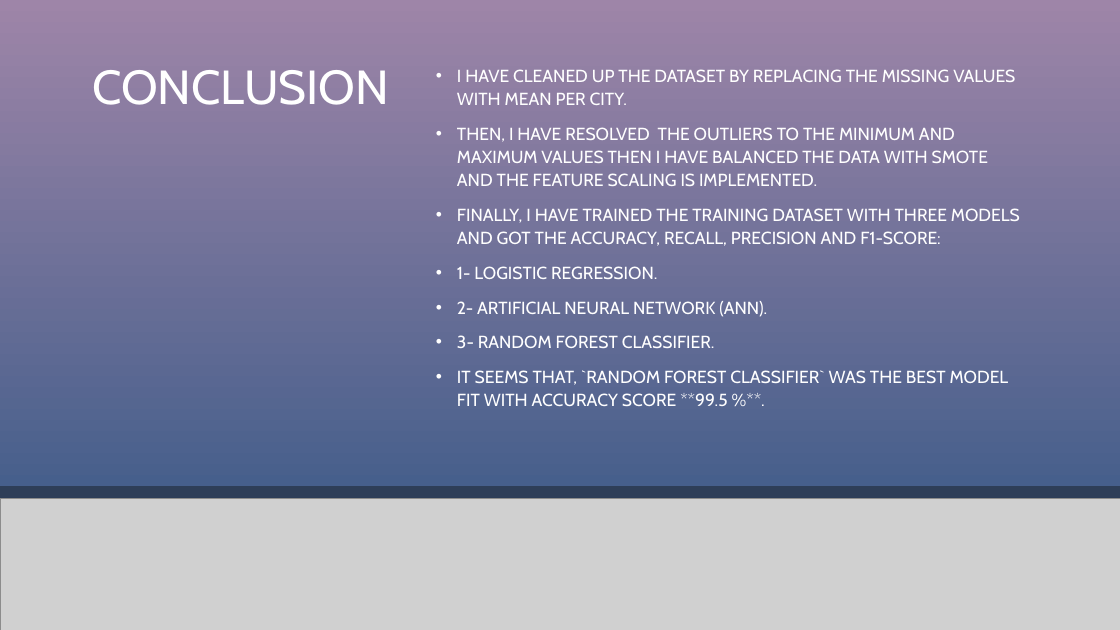
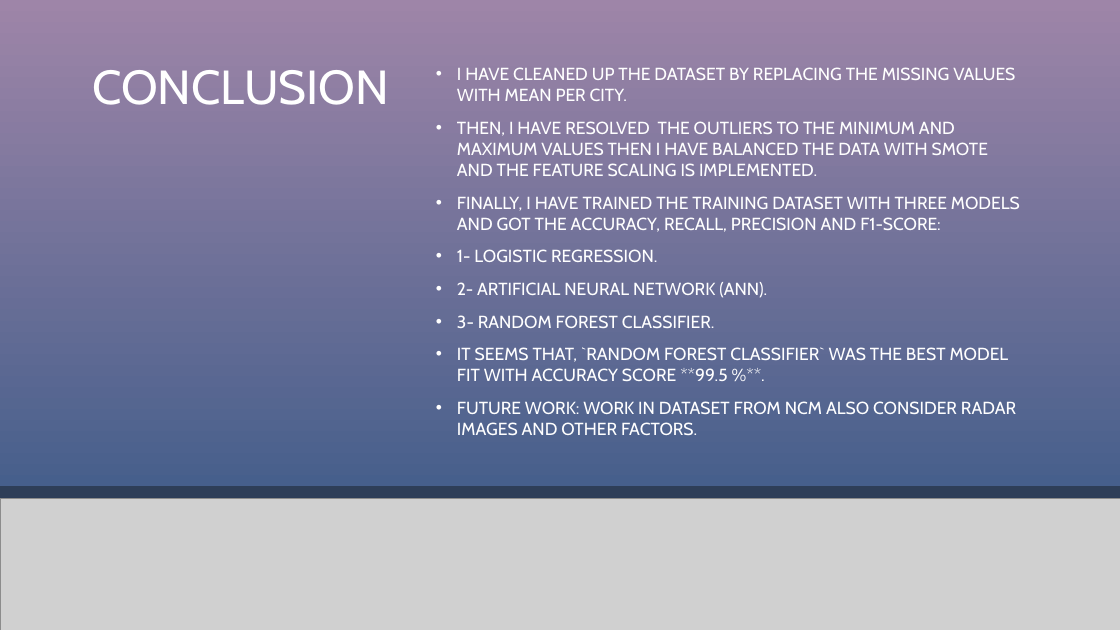
Before and after one commit to naiforfi/Bootcamp_repo, a slide deck: slide 13 of Final_project/Presentation.pptx. Drawn at 1120x630 pixels with LibreOffice and Linux fonts; fonts in the diff are those of the drawing; grey boxes stand for pictures; background and template pictures are left out. Boxes give left, top, right and bottom in pixels: in the first picture for what was removed or moved away, otherwise in the second. Text is boxed around its words. In the diff, an @@ line names an element or a change of style, - is before the commit and + after.

Commit message:
fix slides

```diff
--- a/Final_project/Presentation.pptx
+++ b/Final_project/Presentation.pptx
@@ text at <box>457,67,1020,381</box>: line spacing 1.1 to 1 @@
@@ text at <box>457,401,1016,435</box>: paragraph added @@
+• FUTURE WORK: WORK IN DATASET FROM NCM ALSO CONSIDER RADAR IMAGES AND OTHER FACTORS.
```
Also in this commit, not shown: 2 other files.
